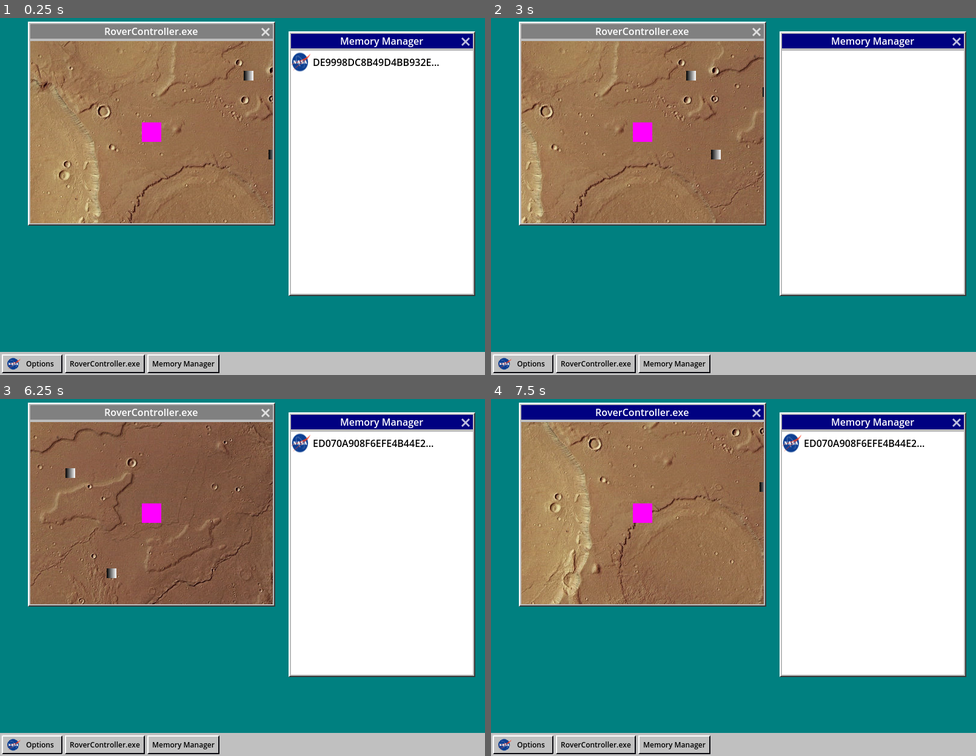
Above: before the commit, frames 1-4 (two rows, left to right).
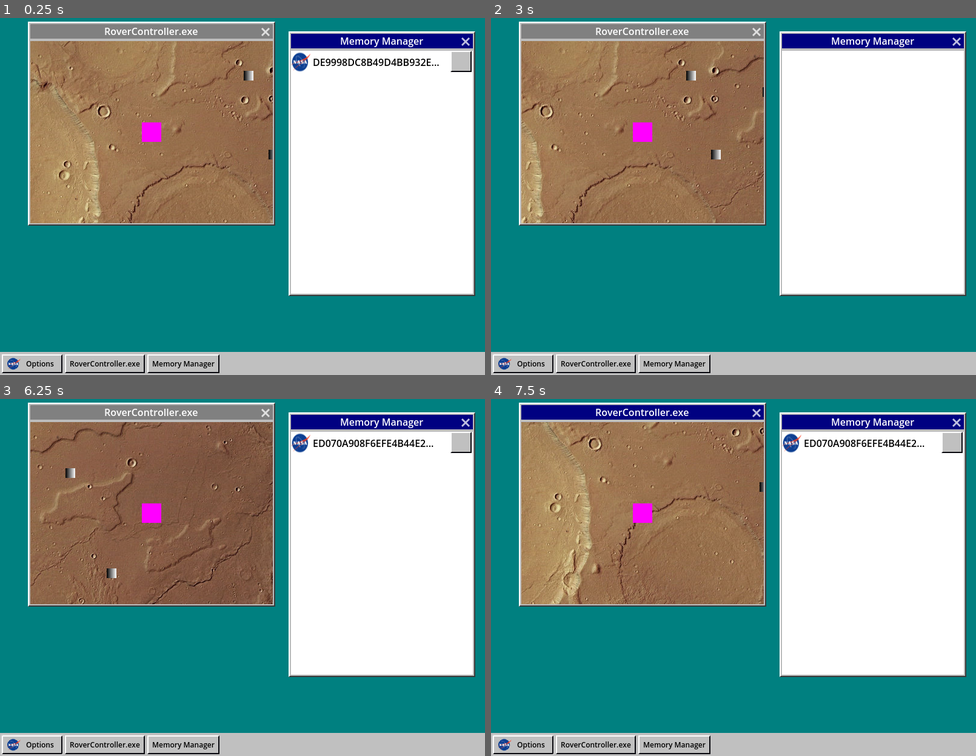
Above: after the commit, the same moments.

Repository: jerrutledge/Mars-Roverflow
Game: Godot game, scene res://scenes/Desktop.tscn
Same seed, same stepped clock (60 frames per second), same inputs: the game is played once before the commit and once after it.
Inputs (mouse positions are in pixels of both pictures, inside the frame that each line leads up to):
- Up to frame 1 (0.25 s): no input
- Up to frame 2 (3 s): click "RoverController.exe" at 0.5 s; click "Memory Manager" at 1.25 s; click "Options" at 2 s; move the mouse to (840, 175) at 2.77 s; hold D (rover_right) from 2.78 s (still down); hold Backspace (delete) from 2.78 s (still down); click (840, 175) at 2.92 s
- Up to frame 3 (6.25 s): move the mouse to (145, 591) at 3.52 s; release D (rover_right) at 3.53 s; release Backspace (delete) at 3.53 s; hold S (rover_down) 3.53-4.28 s; tap Backspace (delete) at 3.6, 5.1 s; move the mouse to (291, 495) at 4.27 s; hold D (rover_right) 4.28-5.03 s; hold Backspace (delete) 4.28-5.03 s; move the mouse to (218, 645) at 5.02 s; hold W (rover_up) 5.03-5.78 s; click (218, 645) at 5.17 s; move the mouse to (388, 627) at 5.77 s; hold A (rover_left) from 5.78 s (still down); hold Backspace (delete) from 5.78 s (still down)
- Up to frame 4 (7.5 s): move the mouse to (588, 520) at 6.52 s; release Backspace (delete) at 6.53 s; tap Backspace (delete) at 6.6 s; move the mouse to (757, 573) at 7.27 s; release A (rover_left) at 7.28 s; hold S (rover_down) from 7.28 s (still down); hold Backspace (delete) from 7.28 s (still down); click (757, 573) at 7.42 s

The runs differ from the first frame. In frame 1, 0.2% of the frame differs, in the area x 92-98%, y 9-16%; in frame 2, nothing differs; in frame 3, 0.2%; in frame 4, 0.2%.

Commit message:
Add trash can button to mem_item

Diff:
--- a/scenes/mem_item.tscn
+++ b/scenes/mem_item.tscn
@@ -14,15 +14,21 @@
 
 [node name="SelectRect" type="ColorRect" parent="."]
 visible = false
-layout_mode = 0
-offset_right = 238.0
-offset_bottom = 37.0
+layout_mode = 1
+anchors_preset = 15
+anchor_right = 1.0
+anchor_bottom = 1.0
+grow_horizontal = 2
+grow_vertical = 2
 color = Color(9.62615e-07, 0.627567, 0.972267, 1)
 
 [node name="HBoxContainer" type="HBoxContainer" parent="."]
-layout_mode = 0
-offset_right = 174.0
-offset_bottom = 32.0
+layout_mode = 1
+anchors_preset = 15
+anchor_right = 1.0
+anchor_bottom = 1.0
+grow_horizontal = 2
+grow_vertical = 2
 
 [node name="TextureRect" type="TextureRect" parent="HBoxContainer"]
 custom_minimum_size = Vector2(0, 37)
@@ -33,3 +39,17 @@
 layout_mode = 2
 theme_override_colors/font_color = Color(0, 0, 0, 1)
 text = "Welcome to NASA"
+
+[node name="Button" type="Button" parent="."]
+layout_mode = 1
+anchors_preset = 11
+anchor_left = 1.0
+anchor_right = 1.0
+anchor_bottom = 1.0
+offset_left = -37.0
+offset_right = -2.0
+offset_bottom = -2.0
+grow_horizontal = 0
+grow_vertical = 2
+
+[connection signal="pressed" from="Button" to="." method="delete_item"]
